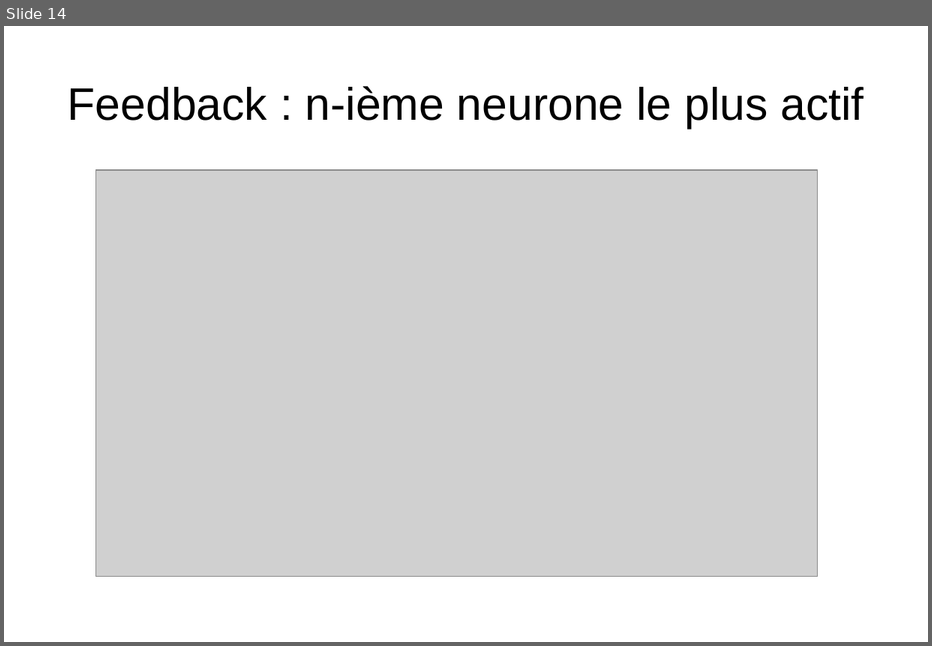
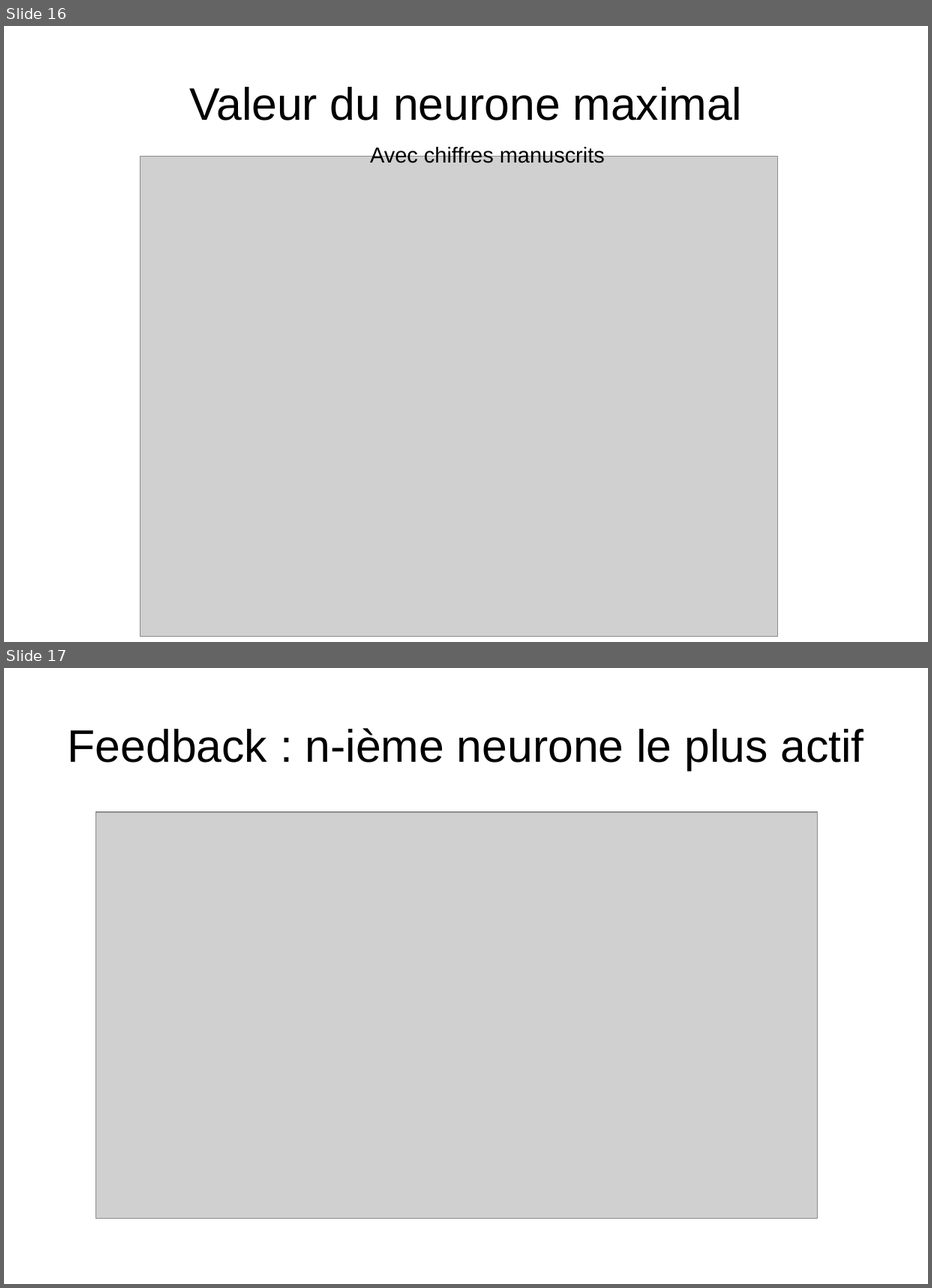
Before and after one commit to matthieu637/anne, a slide deck: exp/pre-presentation/pre-presentation.odp. Shown one above the other, each under a label of ours: slide 14 before the commit, slides 16 and 17 after it. The pictures are 932x646 and 932x1288 pixels, drawn with LibreOffice and Linux fonts; fonts in the diff are those of the drawing; grey boxes stand for pictures. Boxes give left, top, right and bottom in pixels: in the first picture for what was removed or moved away, otherwise in the second. Text is boxed around its words. In the diff, an @@ line names an element or a change of style, - is before the commit and + after.

```diff
--- a/exp/pre-presentation/pre-presentation.odp
+++ b/exp/pre-presentation/pre-presentation.odp
@@ slide 16 added at [4,26,928,642], background #FFFFFF @@
@@ title added at [189,87,743,120], 37.7 pt, text #000000 @@
+Valeur du neurone maximal
@@ picture added at [140,156,777,636] @@
@@ text added at [370,145,605,163], 18 pt, text #000000 @@
+Avec chiffres manuscrits
@@ what was slide 14 is now slide 17 @@
```
Also in this commit, not shown: 11 slides changed, 5 other slides added, 2 slides removed, 1 other file.
